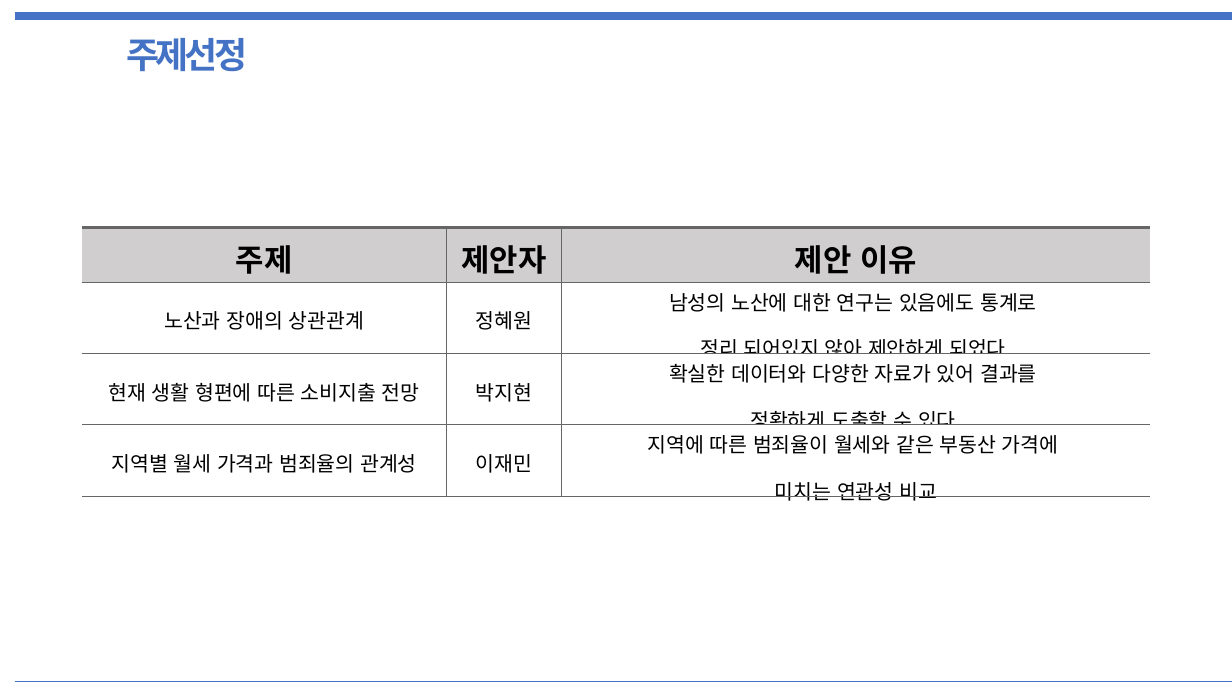
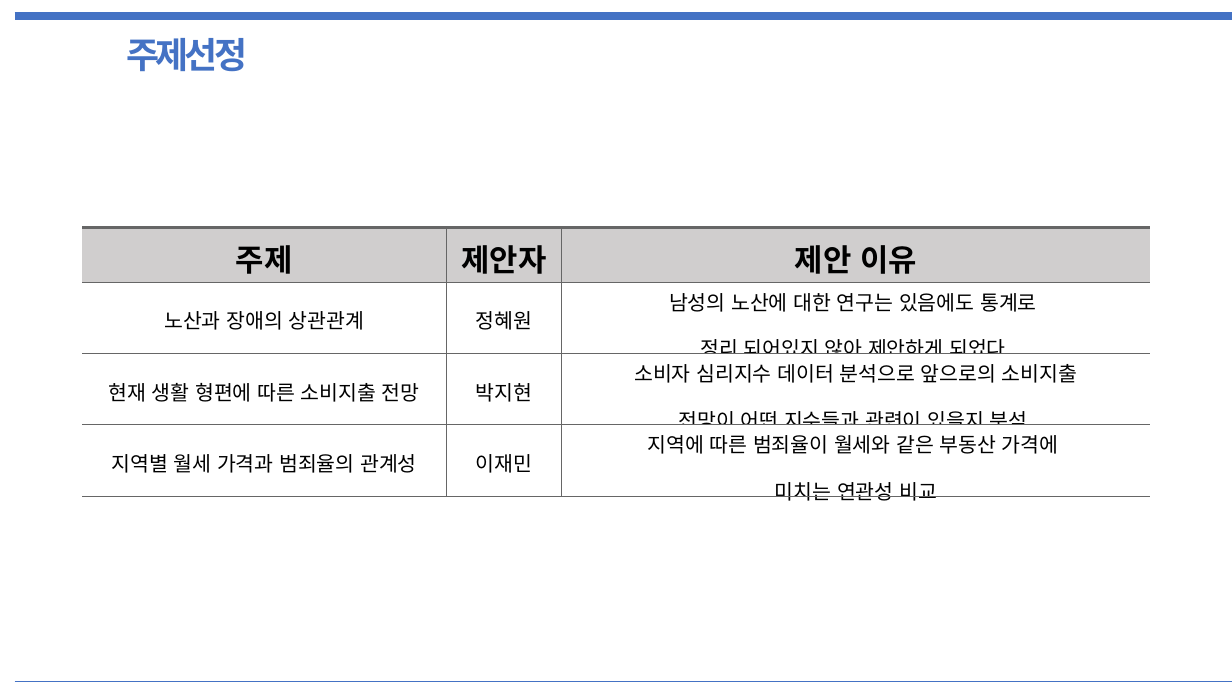
Before and after one commit to PaddingE/github_test, a slide deck: slide 3 of semi_project_final.pptx. Drawn at 1232x693 pixels with LibreOffice and Linux fonts; fonts in the diff are those of the drawing. Boxes give left, top, right and bottom in pixels: in the first picture for what was removed or moved away, otherwise in the second. Text is boxed around its words. In the diff, an @@ line names an element or a change of style, - is before the commit and + after.

```diff
--- a/semi_project_final.pptx
+++ b/semi_project_final.pptx
@@ table at [82, 227, 1150, 505] @@
-row 3, column 3: 확실한 데이터와 다양한 자료가 있어 결과를 / 정확하게 도출할 수 있다.
+row 3, column 3: 소비자 심리지수 데이터 분석으로 앞으로의 소비지출 / 전망이 어떤 지수들과 관련이 있을지 분석
```
Also in this commit, not shown: 6 other slides changed.
